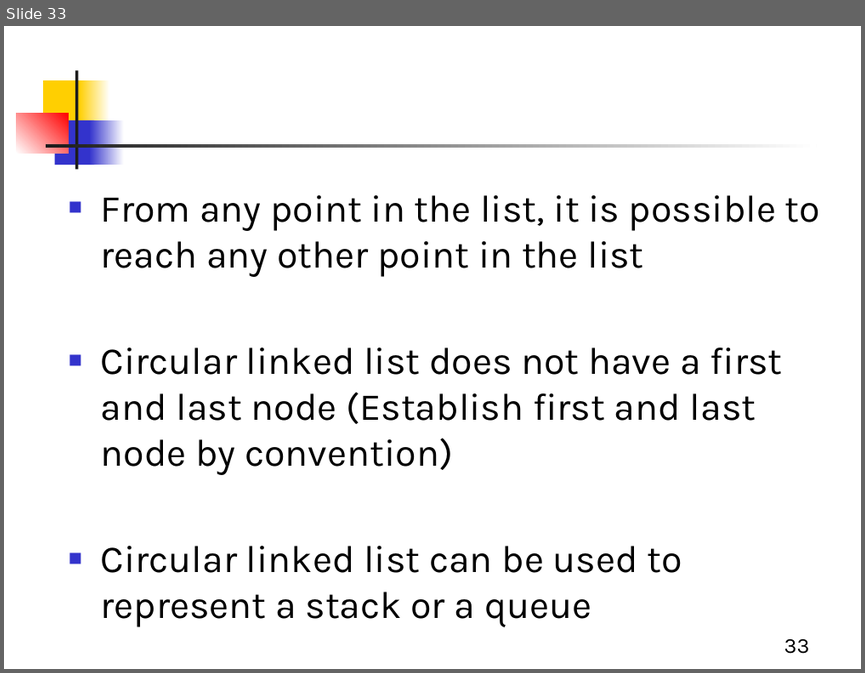
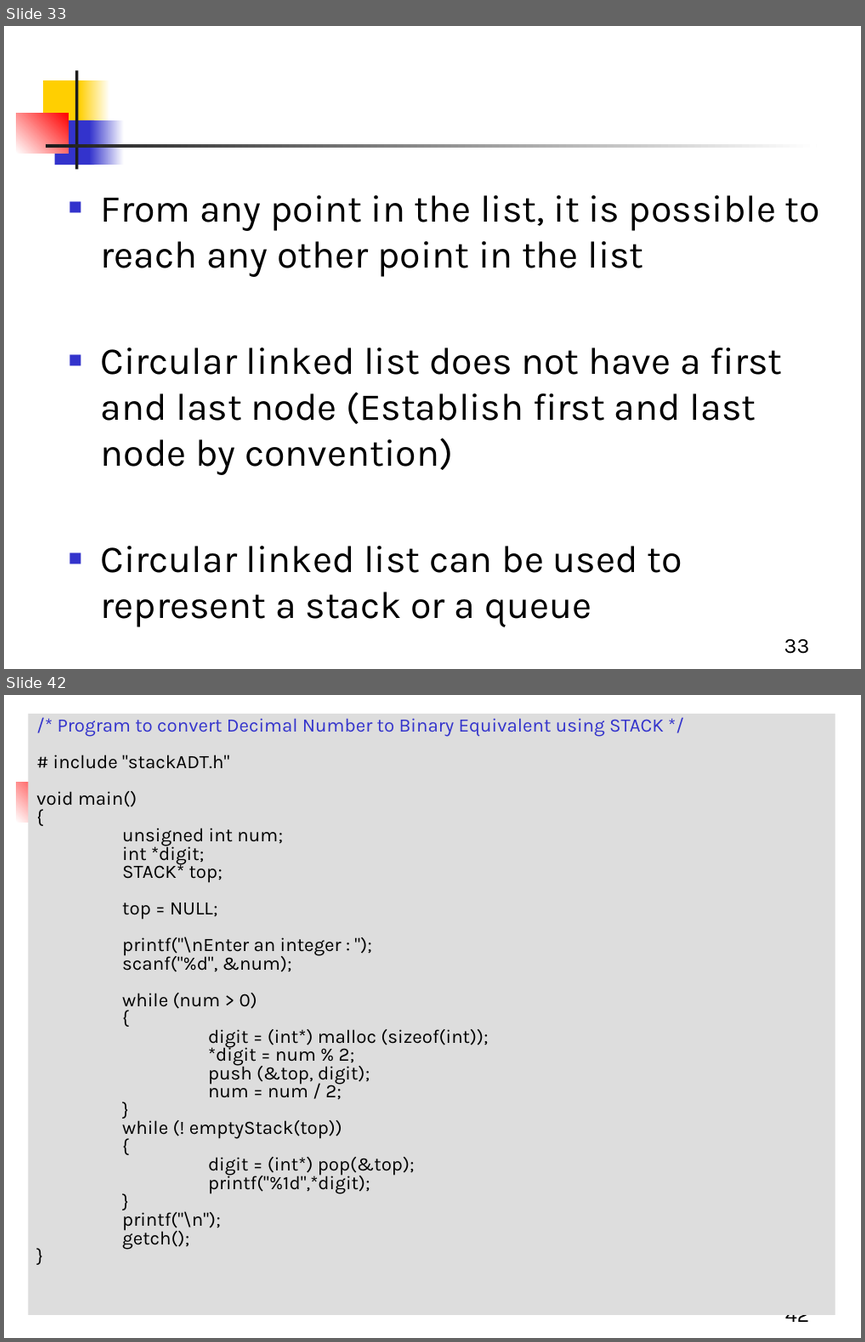
Before and after one commit to Aashishsharma/Learnings, a slide deck: DS/DS.pptx. Shown one above the other, each under a label of ours: slide 33 before the commit, slides 33 and 42 after it; the slides between them are not shown. The pictures are 865x673 and 865x1342 pixels, drawn with LibreOffice and Linux fonts; fonts in the diff are those of the drawing. Boxes give left, top, right and bottom in pixels: in the first picture for what was removed or moved away, otherwise in the second. Text is boxed around its words. In the diff, an @@ line names an element or a change of style, - is before the commit and + after.

Commit message:
DS

```diff
--- a/DS/DS.pptx
+++ b/DS/DS.pptx
@@ slide 42 added at [4, 695, 861, 1338], background #FFFFFF; not listed: 1 template element that a slide beside it also shows @@
@@ rectangle added at [28, 714, 835, 1315], fill #DDDDDD, 16 pt, text #000000 @@
+/* Program to convert Decimal Number to Binary Equivalent using STACK */
+# include "stackADT.h"
+void main()
+{
+unsigned int num;
+int *digit;
+STACK* top;
+top = NULL;
+printf("\nEnter an integer : ");
+scanf("%d", &num);
+while (num > 0)
+{
+digit = (int*) malloc (sizeof(int));
+*digit = num % 2;
+push (&top, digit);
+num = num / 2;
+}
+while (! emptyStack(top))
+{
+digit = (int*) pop(&top);
+printf("%1d",*digit);
+}
+printf("\n");
+getch();
+}
@@ page number added at [785, 1315, 810, 1321], 18 pt, text #000000 @@
+42
```
Also in this commit, not shown: 70 other slides added.
